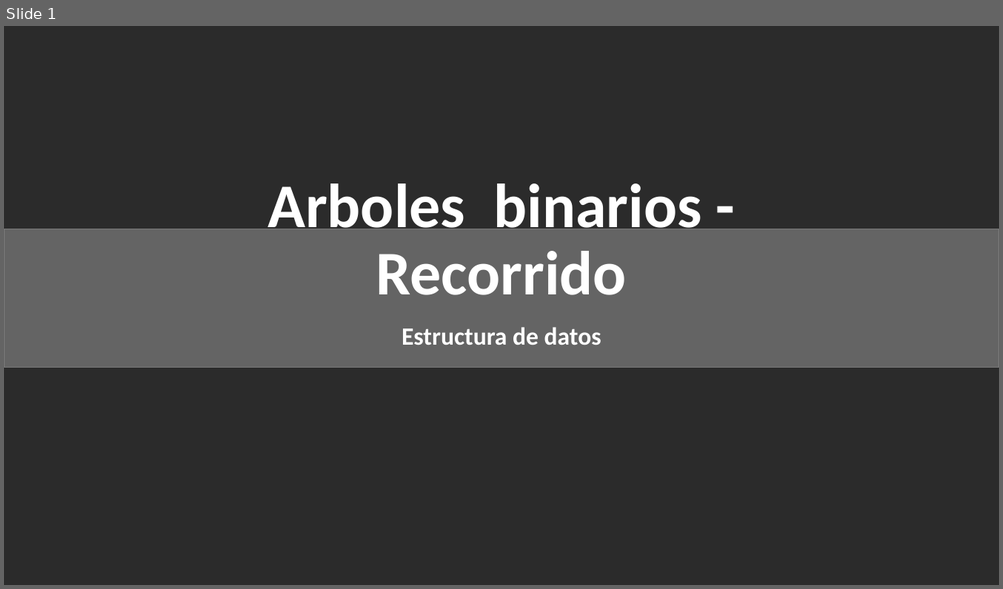
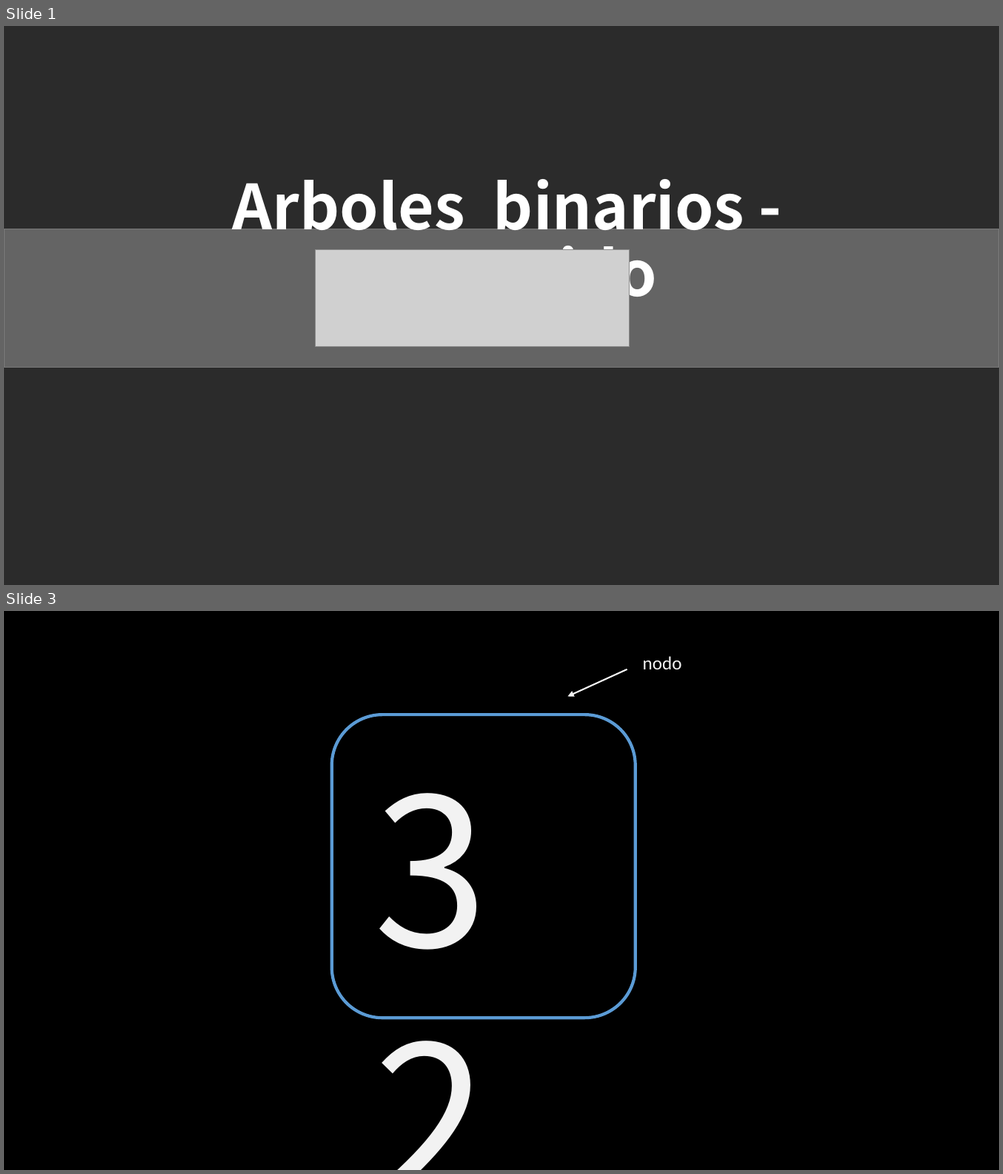
Before and after one commit to jcontrolresearch/DataStructure, a slide deck: Documents/[4]Arboles_binarios-Recorrido.pptx. Shown one above the other, each under a label of ours: slide 1 before the commit, slides 1 and 3 after it; the slides between them are not shown. The pictures are 1003x589 and 1003x1174 pixels, drawn with LibreOffice and Linux fonts; fonts in the diff are those of the drawing; grey boxes stand for pictures; background and template pictures are left out; a plain dark background stands for a picture behind light text. Boxes give left, top, right and bottom in pixels: in the first picture for what was removed or moved away, otherwise in the second. Text is boxed around its words. In the diff, an @@ line names an element or a change of style, - is before the commit and + after.

```diff
--- a/Documents/[4]Arboles_binarios-Recorrido.pptx
+++ b/Documents/[4]Arboles_binarios-Recorrido.pptx
@@ slide 3 added at (x1=4, y1=611, x2=999, y2=1170), background #000000 @@
@@ arrow added from (627, 669) to (567, 697), #F2F2F2 1.5 pt @@
@@ text added at (x1=643, y1=656, x2=682, y2=669), 18 pt, text #F2F2F2 @@
+nodo
@@ rounded rectangle added at (x1=332, y1=715, x2=635, y2=1019), outline #5B9BD5 3 pt @@
@@ text added at (x1=366, y1=738, x2=600, y2=995), 199 pt, text #F2F2F2 @@
+32
@@ slide 1 changed as well @@
@@ title "Arboles binarios - Recorrido" at (x1=233, y1=179, x2=744, y2=312): font Calibri to Noto Sans CJK SC @@
@@ title "Arboles binarios - Recorrido" moved from (x1=267, y1=184, x2=702, y2=295) to (x1=233, y1=179, x2=744, y2=312) @@
@@ picture added at (x1=315, y1=249, x2=629, y2=347) @@
@@ subtitle "Estructura de datos" at (x1=382, y1=346, x2=620, y2=352): font Calibri to Noto Sans CJK SC @@
```
Also in this commit, not shown: 2 other slides added, 1 slide removed, 3 other files.
